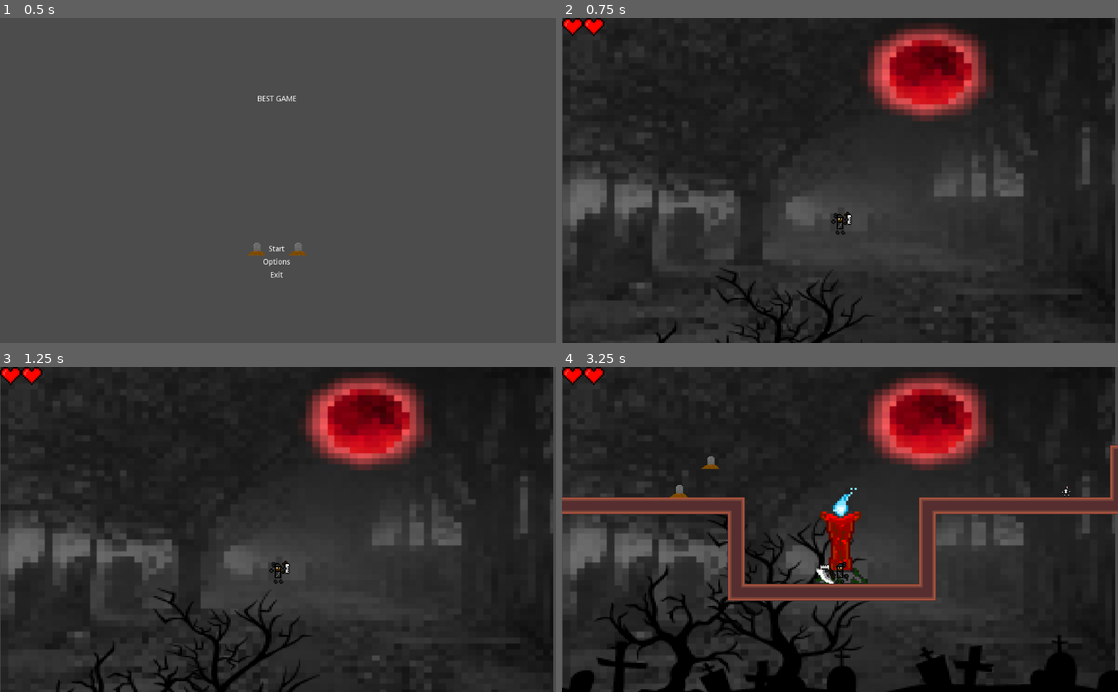
Above: before the commit, frames 1-4 (two rows, left to right).
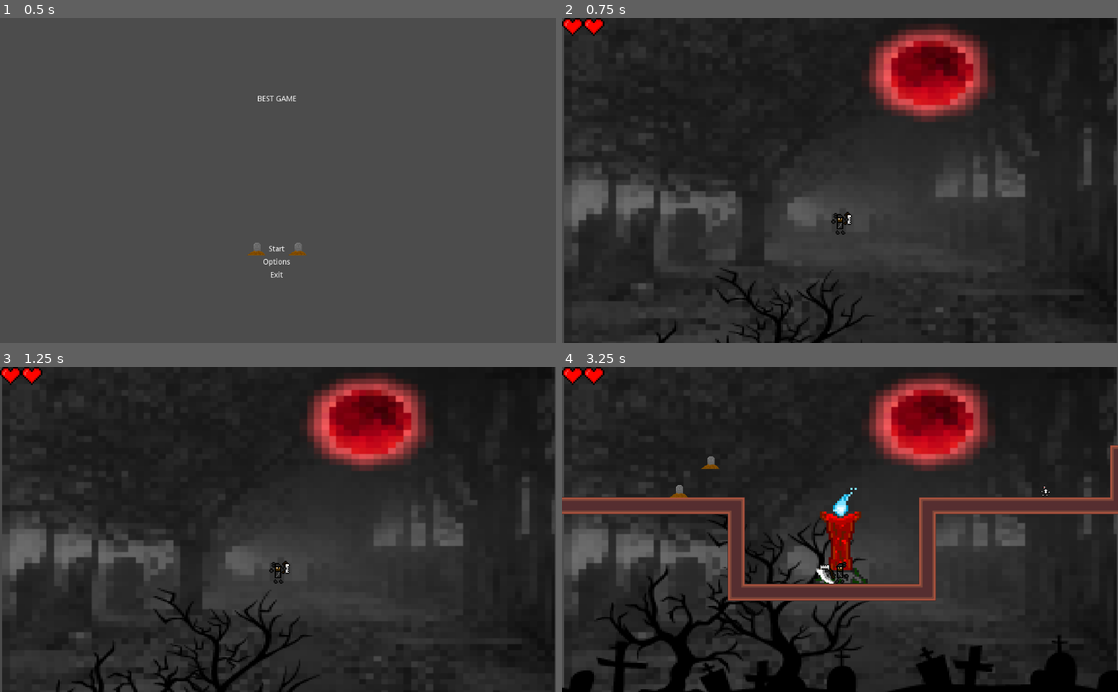
Above: after the commit, the same moments.

Repository: JoelRodri/GodotProject
Game: Godot game, scene res://scenes/Menu.tscn
Two runs of this game, one before a commit and one after it. Both use one fixed random seed, a clock stepped at 60 frames per second and the inputs below.
Inputs (mouse positions are in pixels of both pictures, inside the frame that each line leads up to):
- Up to frame 1 (0.5 s): no input
- Up to frame 2 (0.75 s): click "Start" at 0.5 s
- Up to frame 3 (1.25 s): no input
- Up to frame 4 (3.25 s): move the mouse to (962, 513) at 1.27 s; hold D (player_right) 1.28-2.78 s; click (962, 513) at 1.35 s; tap W (player_jump) at 1.52, 2.27 s; move the mouse to (728, 545) at 2.02 s; tap E (player_usage) at 2.1 s; move the mouse to (895, 458) at 2.77 s; hold Left (player_left) from 2.78 s (still down); click (895, 458) at 2.85 s

Frame 1 is identical in both runs. In frame 2, 1.8% of the frame differs, in the area x 0-100%, y 0-100%; in frame 3, 1.8%; in frame 4, 1.7%.

Commit message:
Several Changes BossMap V3.0

Diff:
--- a/ProyectoGODOT/scenes/Boss.tscn
+++ b/ProyectoGODOT/scenes/Boss.tscn
@@ -247,10 +247,10 @@
 }
 
 [sub_resource type="RectangleShape2D" id=9]
-extents = Vector2( 83, 42.5 )
+extents = Vector2( 83, 89 )
 
 [sub_resource type="RectangleShape2D" id=10]
-extents = Vector2( 80.5, 42.5 )
+extents = Vector2( 80.5, 89 )
 
 [node name="Boss" type="KinematicBody2D"]
 collision_layer = 16
@@ -300,16 +300,16 @@
 [node name="Area2DRight" type="Area2D" parent="."]
 
 [node name="CollisionShape2D" type="CollisionShape2D" parent="Area2DRight"]
-position = Vector2( 73, -4.5 )
+position = Vector2( 93, 0 )
 shape = SubResource( 9 )
 
 [node name="Area2DLeft" type="Area2D" parent="."]
 
 [node name="CollisionShape2D" type="CollisionShape2D" parent="Area2DLeft"]
-position = Vector2( -90.5, -4.5 )
+position = Vector2( -90, 0 )
 shape = SubResource( 10 )
 
 [connection signal="body_entered" from="PlayerDetector" to="." method="_on_PlayerDetector_body_entered"]
 [connection signal="timeout" from="BossStones/Timer" to="." method="_on_Timer_timeout"]
-[connection signal="body_entered" from="Area2DRight" to="." method="_on_Area2D_body_entered"]
+[connection signal="body_entered" from="Area2DRight" to="." method="_on_Area2DRight_body_entered"]
 [connection signal="body_entered" from="Area2DLeft" to="." method="_on_Area2DLeft_body_entered"]
--- a/ProyectoGODOT/scenes/Player.tscn
+++ b/ProyectoGODOT/scenes/Player.tscn
@@ -173,7 +173,7 @@
 [node name="Player" type="KinematicBody2D"]
 material = SubResource( 1 )
 scale = Vector2( 4, 4 )
-collision_layer = 9
+collision_layer = 13
 collision_mask = 23
 script = ExtResource( 2 )
 
@@ -183,9 +183,9 @@
 material = SubResource( 2 )
 position = Vector2( 9, -12 )
 texture = ExtResource( 1 )
+hframes = 26
 vframes = 4
-hframes = 26
-frame = 52
+frame = 1
 
 [node name="CollisionShape2D" type="CollisionShape2D" parent="."]
 position = Vector2( 0, -7.5 )
@@ -205,9 +205,10 @@
 scale = Vector2( 0.589628, 0.825474 )
 
 [node name="AttackDetector" type="Area2D" parent="."]
+collision_layer = 5
+collision_mask = 17
 monitoring = false
 monitorable = false
-collision_mask = 17
 
 [node name="CollisionShape2D" type="CollisionShape2D" parent="AttackDetector"]
 self_modulate = Color( 0.101961, 0, 1, 1 )
@@ -225,6 +226,7 @@
 wait_time = 5.0
 
 [node name="knockbackTimer" type="Timer" parent="."]
+
 [connection signal="screen_exited" from="VisibilityNotifier2D" to="." method="_on_VisibilityNotifier2D_screen_exited"]
 [connection signal="body_entered" from="AttackDetector" to="." method="_on_AttackDetector_body_entered"]
 [connection signal="timeout" from="flashTimer" to="." method="_on_Timer_timeout"]
--- a/ProyectoGODOT/scenes/Skeleton.tscn
+++ b/ProyectoGODOT/scenes/Skeleton.tscn
@@ -3,7 +3,7 @@
 [ext_resource path="res://assets/images/SkeletonAttackRun.png" type="Texture" id=1]
 [ext_resource path="res://scripts/Skeleton.gd" type="Script" id=2]
 
-[sub_resource type="RectangleShape2D" id=1]
+[sub_resource type="CircleShape2D" id=7]
 
 [sub_resource type="Animation" id=2]
 resource_name = "Attack"
@@ -79,18 +79,18 @@
 extents = Vector2( 2.75, 5.5 )
 
 [node name="Skeleton" type="KinematicBody2D"]
-collision_layer = 3
-collision_mask = 3
+collision_layer = 4
+collision_mask = 6
 script = ExtResource( 2 )
 
 [node name="Sprite" type="Sprite" parent="."]
 position = Vector2( 8, -4 )
 texture = ExtResource( 1 )
+hframes = 3
 vframes = 2
-hframes = 3
 
 [node name="CollisionShape2D" type="CollisionShape2D" parent="."]
-shape = SubResource( 1 )
+shape = SubResource( 7 )
 
 [node name="AnimationPlayer" type="AnimationPlayer" parent="."]
 anims/Attack = SubResource( 2 )
@@ -109,7 +109,6 @@
 collision_mask = 2
 
 [node name="PlayerDetector" type="Area2D" parent="."]
-collision_layer = 0
 collision_mask = 17
 
 [node name="CollisionShape2D" type="CollisionShape2D" parent="PlayerDetector"]
@@ -117,14 +116,14 @@
 shape = SubResource( 5 )
 
 [node name="AttackDetector" type="Area2D" parent="."]
+collision_layer = 0
 monitoring = false
 monitorable = false
-collision_layer = 0
-collision_mask = 17
 
 [node name="CollisionShape2D" type="CollisionShape2D" parent="AttackDetector"]
 modulate = Color( 0.243137, 0, 1, 1 )
 position = Vector2( 22, -1 )
 shape = SubResource( 6 )
+
 [connection signal="body_entered" from="PlayerDetector" to="." method="_on_PlayerDetector_body_entered"]
 [connection signal="body_entered" from="AttackDetector" to="." method="_on_AttackDetector_body_entered"]
--- a/ProyectoGODOT/scenes/World.tscn
+++ b/ProyectoGODOT/scenes/World.tscn
@@ -35,7 +35,7 @@
 [node name="TileMap" parent="." instance=ExtResource( 2 )]
 collision_layer = 7
 collision_mask = 0
-tile_data = PoolIntArray( -1245154, 0, 196623, -1245153, 0,  …(902 unchanged characters)… 7439, 0, 65540, -851938, 0, 65540, -851903, 0, 65540, -786402, 0, 65540, -786367, 0, 65540, -720866, 0, 65540, -720863, 0, 262144, -720862, 0, 262145, -720861, 0, 262145, -720860, 0, 262145, -720859, 0, 262145, -720858, 0, 262145, -720857, 0, 262146, -720831, 0, 65540, -655330, 0, 65540, -655299, 0, 262144, -655298, 0, 262145, -655297, 0, 262145, -655296, 0, 262145, -655295, 0, 196621, -589794, 0, 65540, -589759, 0, 65540, -524258, 0, 65540, -524246, 0, 196623, -524245, 0, 262145, -524244, 0, 262145, -524243, 0, 262145, -524242, 0, 262145, -524241, 0, 262145, -524240, 0, 262145 …(2088 unchanged characters)…
+tile_data = PoolIntArray( -1245154, 0, 196623, -1245153, 0,  …(902 unchanged characters)… 7439, 0, 65540, -851938, 0, 65540, -851928, 0, 196623, -851927, 0, 262145, -851926, 0, 262145, -851925, 0, 262145, -851924, 0, 262145, -851923, 0, 262145, -851922, 0, 196624, -851903, 0, 65540, -786402, 0, 65540, -786392, 0, 65540, -786386, 0, 65540, -786367, 0, 65540, -720866, 0, 65540, -720863, 0, 262144, -720862, 0, 262145, -720861, 0, 262145, -720860, 0, 262145, -720859, 0, 262145, -720858, 0, 262145, -720857, 0, 262145, -720856, 0, 196621, -720850, 0, 65540, -720831, 0, 65540, -655330, 0, 65540, -655320, 0, 65540, -655314, 0, 65540, -655299, 0, 262144, -655298, 0, 262145, -655297, 0, 262145, -655296, 0, 262145, -655295, 0, 196621, -589794, 0, 65540, -589784, 0, 131076, -589778, 0, 65540, -589759, 0, 65540, -524258, 0, 65540, -524246, 0, 196623, -524245, 0, 262145, -524244, 0, 262145, -524243, 0, 262145, -524242, 0, 262157, -524241, 0, 262145, -524240, 0, 262145 …(2088 unchanged characters)…
 
 [node name="Boss" parent="." instance=ExtResource( 13 )]
 position = Vector2( 1390.65, -310.259 )
@@ -47,7 +47,7 @@
 collision_layer = 25
 
 [node name="Skeleton" parent="." instance=ExtResource( 3 )]
-position = Vector2( 570, 40 )
+position = Vector2( 702, 55 )
 
 [node name="NPC" parent="." instance=ExtResource( 6 )]
 position = Vector2( -58, 53 )
@@ -85,7 +85,7 @@
 [node name="ParallaxBackground2" type="ParallaxBackground" parent="."]
 
 [node name="Sprite" type="Sprite" parent="ParallaxBackground2"]
-position = Vector2( 510, 301.75 )
+position = Vector2( 513, 303 )
 scale = Vector2( 2.036, 1.57532 )
 texture = ExtResource( 17 )
 
--- a/ProyectoGODOT/scenes/World2.tscn
+++ b/ProyectoGODOT/scenes/World2.tscn
@@ -22,13 +22,13 @@
 
 [node name="TileMap" parent="." instance=ExtResource( 1 )]
 collision_layer = 2
-collision_mask = 17
+collision_mask = 21
 tile_data = PoolIntArray( -1048598, 0, 196623, -1048597, 0, 262145, -1048596, 0, 262145, -1048595, 0, 262145, -1048594, …(5900 unchanged characters)…
 
 [node name="Player" parent="." instance=ExtResource( 2 )]
-position = Vector2( 1972, -26 )
-collision_layer = 1
-collision_mask = 3
+position = Vector2( 857, -26 )
+collision_layer = 129
+collision_mask = 131
 
 [node name="Door" parent="." instance=ExtResource( 3 )]
 position = Vector2( 159, -54 )
@@ -78,6 +78,8 @@
 rect_scale = Vector2( 30, 5 )
 
 [node name="StartBattle" type="Area2D" parent="."]
+collision_layer = 128
+collision_mask = 128
 
 [node name="CollisionShape2D" type="CollisionShape2D" parent="StartBattle"]
 position = Vector2( 442, -18.5 )
--- a/ProyectoGODOT/scripts/Boss.gd
+++ b/ProyectoGODOT/scripts/Boss.gd
@@ -33,11 +33,14 @@
 
 func _physics_process(delta):
 
+
+
 	if chaseRight:
 		move_characterRight()
 
 	if chaseLeft:
 		move_characterLeft()
+
 
 	if jump:
 		move_character()
@@ -88,7 +91,6 @@
 func move_characterRight():
 	velocity.x = speed
 	velocity = move_and_slide(velocity, Vector2.UP)
-
 
 func gravity_character():
 	velocity.y += gravity
@@ -159,7 +161,7 @@
 	queue_free()
 
 func _eartquake():
-	Globals.camera.shake(50,1,50)
+	Globals.camera.shake(100,2,100)
 
 func _on_Timer_timeout():
 	shoot_stone()
@@ -189,37 +191,19 @@
 	if hitpoints <= 0:
 		die()
 
+func _on_Area2DLeft_body_entered(body):
+	if body.get_name() == "Player":
+		left = true
+		right = false
+#		if (velocity.x - body.position.x) > 0:
+#			chaseLeft = true
+#			chaseRight = null
 
 func _on_Area2DRight_body_entered(body):
 	if body.get_name() == "Player":
-		print("funciona")
-		#print(body.position.x)
-		#print(velocity.x)
-		#print(velocity.x - body.position.x)
-		if velocity.x - body.position.x < 0:
-			chaseRight = true
-			chaseLeft = false
-			print("XD")
-		else:
-			chaseLeft = true
-			chaseRight = false
-			print("XD2")
-
-
-
-
-
-func _on_Area2DLeft_body_entered(body):
-	if body.get_name() == "Player":
-		print("funciona")
-		#print(body.position.x)
-		#print(velocity.x)
-		#print(velocity.x - body.position.x)
-		if velocity.x - body.position.x < 0:
-			chaseRight = true
-			chaseLeft = false
-			print("XD")
-		else:
-			chaseLeft = true
-			chaseRight = false
-			print("XD2")
+		right = true
+		left = false
+
+#		if (velocity.x - body.position.x) <= 0:
+#			chaseRight = true
+#			chaseLeft = null
--- a/ProyectoGODOT/scripts/Player.gd
+++ b/ProyectoGODOT/scripts/Player.gd
@@ -33,16 +33,20 @@
 	pass
 
 func _physics_process(delta):
-	if inmortal:
-		knockback = knockback.move_toward(Vector2.ZERO, 200 * delta)
-		knockback = move_and_slide(knockback)
+
 
 	var is_jump_interrupted = Input.is_action_just_released("player_jump") and velocity.y < 0.0
 	var direction = get_direction()
 	calculate_move_velocity(direction, is_jump_interrupted)
 	if(state == STOP):
 		velocity.x = 0
+
 	velocity = move_and_slide(velocity, Vector2.UP)
+
+	if inmortal:
+		knockback = knockback.move_toward(Vector2.ZERO, 200 * delta)
+		knockback = move_and_slide(knockback, Vector2.UP)
+
 	set_animation()
 	set_flip()
 
@@ -163,12 +167,13 @@
 	$flashTimer.start()
 
 
+
 func _on_Timer_timeout():
 	$BlinkAnimationPlayer.play("stop")
 	inmortal = false
 
 func knockbackFunc():
-	knockback = Vector2.LEFT * 100
+	knockback = Vector2.LEFT * 1000
 
 func play_walk_in_animation_in_Door():
 	state = STOP
--- a/ProyectoGODOT/scripts/Skeleton.gd
+++ b/ProyectoGODOT/scripts/Skeleton.gd
@@ -44,7 +44,8 @@
 	$AnimationPlayer.play("Run")
 
 func _on_PlayerDetector_body_entered(body):
-	$AnimationPlayer.play("Attack")
+	if body.get_name() == "Player":
+		$AnimationPlayer.play("Attack")
 
 func _on_AttackDetector_body_entered(body):
 	if body.get_name() == "Player":
Not shown: 1 places in ProyectoGODOT/scenes/Menu.tscn that only renumber resources
